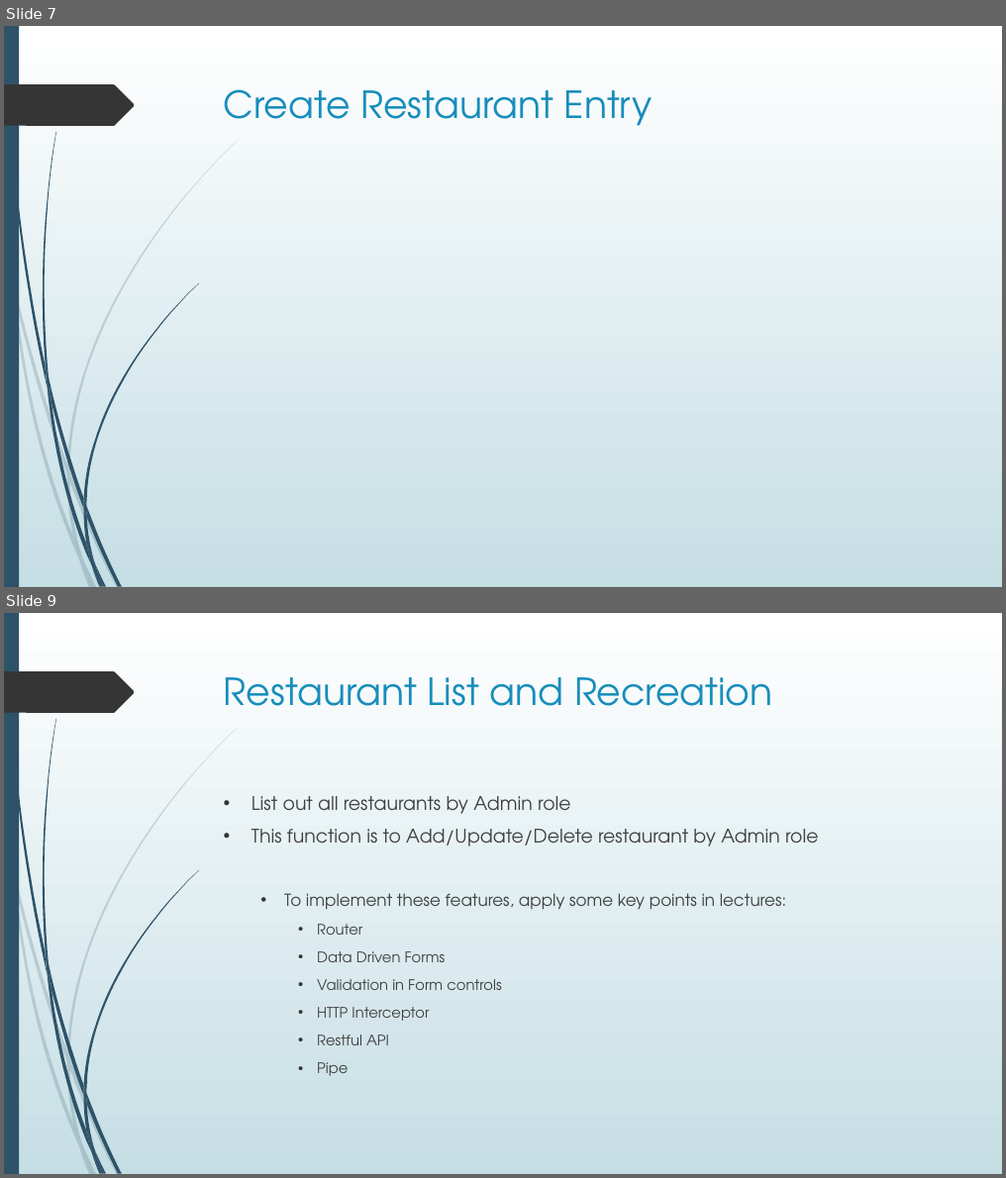
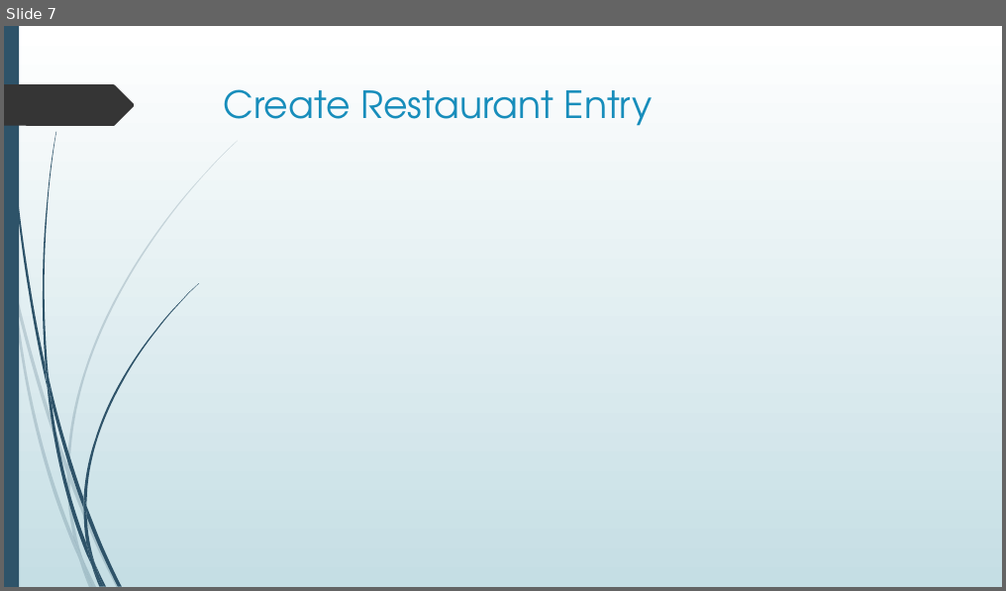
Before and after one commit to thienanmum/restaurantfinder, a slide deck: docs/RestaurantFinder.pptx. Shown one above the other, each under a label of ours: slides 7 and 9 before the commit, slide 7 after it; the slides between them are not shown. The pictures are 1006x1178 and 1006x591 pixels, drawn with LibreOffice and Linux fonts; fonts in the diff are those of the drawing. Boxes give left, top, right and bottom in pixels: in the first picture for what was removed or moved away, otherwise in the second. Text is boxed around its words. In the diff, an @@ line names an element or a change of style, - is before the commit and + after.

Commit message:
update presentation doc

```diff
--- a/docs/RestaurantFinder.pptx
+++ b/docs/RestaurantFinder.pptx
@@ slide 9 removed at <box>4,613,1002,1174</box>, background gradient #FFFFFF to #C5DEE5; not listed: 24 template elements that a slide beside it also shows @@
@@ title removed at <box>224,677,773,706</box> @@
-Restaurant List and Recreation
@@ text removed at <box>252,796,819,1076</box> @@
-• List out all restaurants by Admin role
-• This function is to Add/Update/Delete restaurant by Admin role
-  • To implement these features, apply some key points in lectures:
-    • Router
-    • Data Driven Forms
-    • Validation in Form controls
-    • HTTP Interceptor
-    • Restful API
-    • Pipe
```
Also in this commit, not shown: 1 slide changed, 2 slides added, 6 other slides removed.
